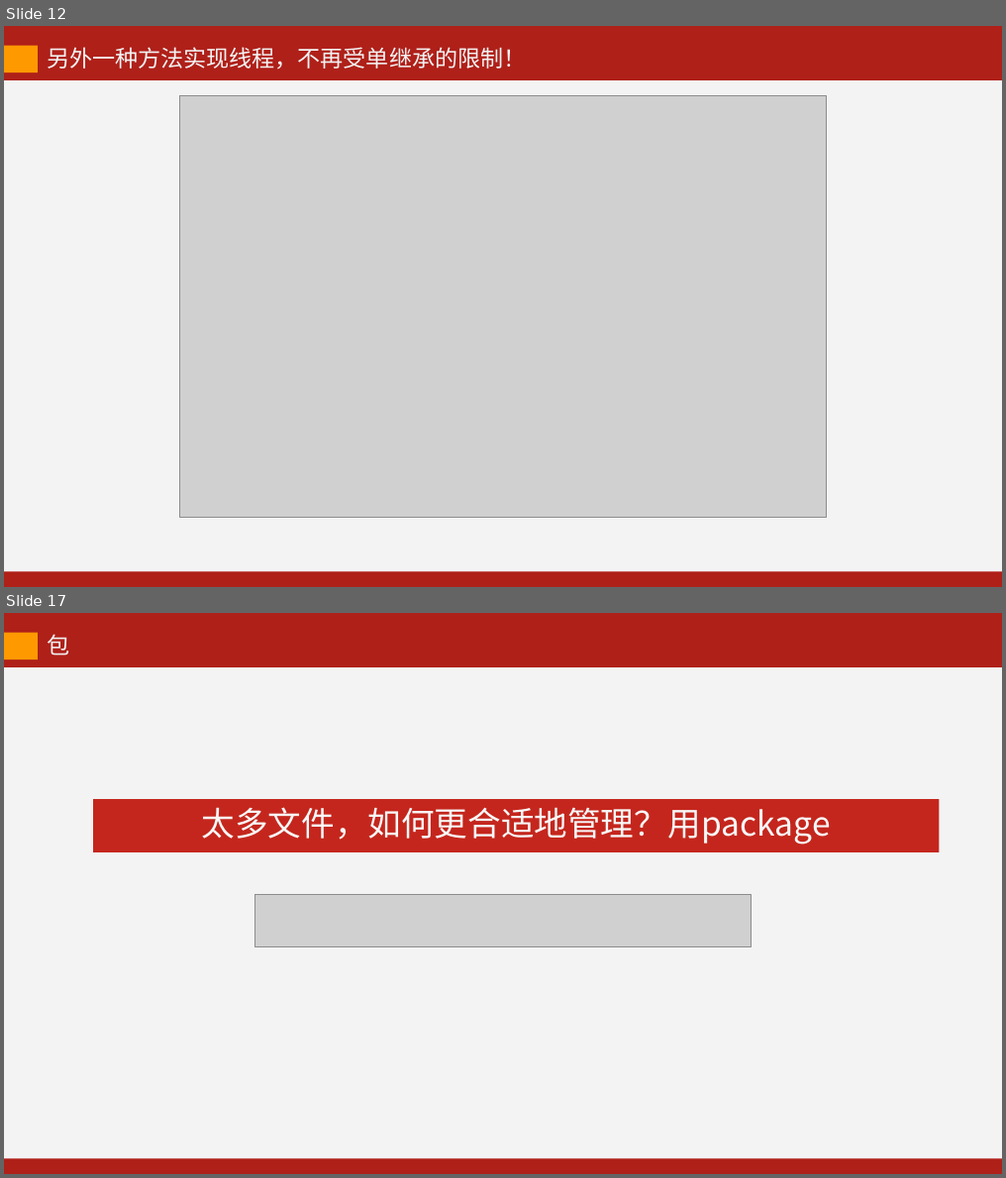
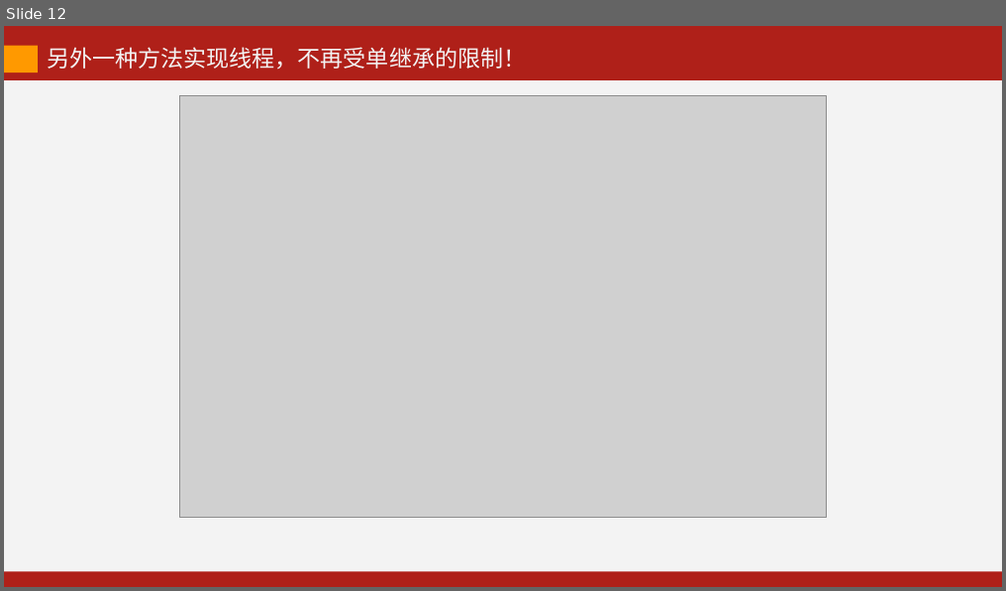
Before and after one commit to kevinjoyce/JavaCourseWare, a slide deck: PPT/每次课PPT/05 线程-1.pptx. Shown one above the other, each under a label of ours: slides 12 and 17 before the commit, slide 12 after it; the slides between them are not shown. The pictures are 1006x1178 and 1006x591 pixels, drawn with LibreOffice and Linux fonts; fonts in the diff are those of the drawing; grey boxes stand for pictures. Boxes give left, top, right and bottom in pixels: in the first picture for what was removed or moved away, otherwise in the second. Text is boxed around its words. In the diff, an @@ line names an element or a change of style, - is before the commit and + after.

```diff
--- a/PPT/每次课PPT/05 线程-1.pptx
+++ b/PPT/每次课PPT/05 线程-1.pptx
@@ slide 17 removed at (4, 613, 1002, 1174), background #AF2019 @@
@@ rectangle removed at (4, 633, 38, 660) @@
@@ text removed at (47, 634, 69, 656) @@
-包
@@ rectangle removed at (4, 667, 1002, 1158) @@
@@ rectangle removed at (93, 799, 939, 853) @@
-太多文件，如何更合适地管理？用package
@@ picture removed at (255, 894, 750, 947) @@
```
Also in this commit, not shown: 17 slides added, 13 other slides removed, 23 other files.
